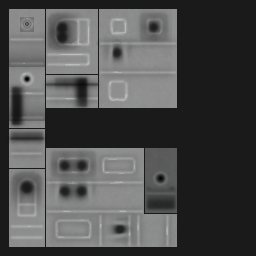
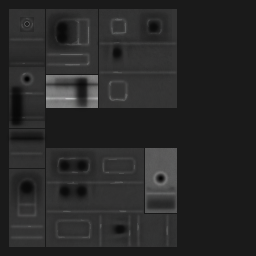
Comparing the layer stacks of the two 256px x 256px images. Changes:
"high 2": blend normal → overlay, painted on it, unmasked it over (x1=21, y1=18, x2=168, y2=239)
"high 1": blend normal → overlay, painted on it, unmasked it over (x1=9, y1=15, x2=177, y2=247)
"wear": opacity 20% → 7%, blend normal → overlay, painted on it over (x1=9, y1=9, x2=177, y2=247)
added layer "Layer 1" above "b" over (x1=9, y1=9, x2=177, y2=247)
painted on "b" over (x1=146, y1=171, x2=176, y2=196)
